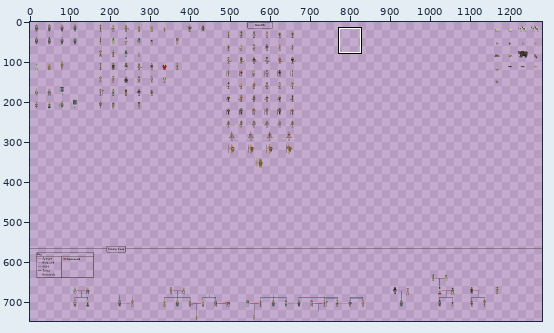
Sprite sheet -- Assets/Development/Dev_Characters/CharacterSheet.png. The first picture is a wide view before the edit; the outline marks the close-up.
Close-up. The starting point:
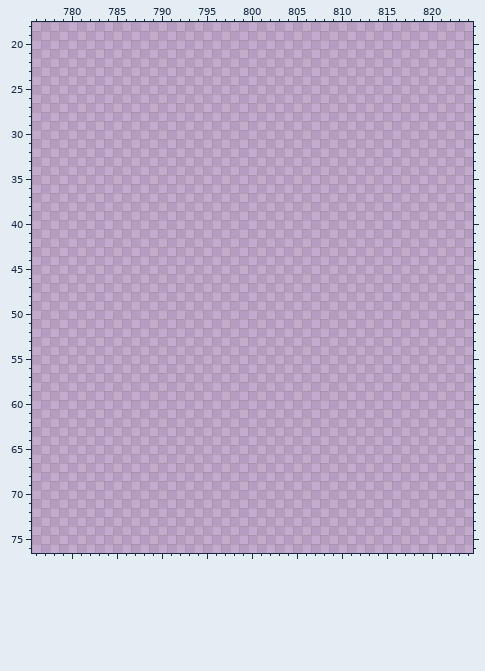
The file is 1280x1280 pixels. Colours within 5 levels of each other are drawn and written as one. Shown: x 776..824, y 18..76. The wide view leaves out empty margins. The commit also changed other parts of the picture, which this record leaves out.
Palette (. is transparent): 
Pixels before (only the part around the change), first column x 776:
18 .................................................
19 .................................................
20 .................................................
21 .................................................
22 .................................................
23 .................................................
24 .................................................
25 .................................................
26 .................................................
27 .................................................
28 .................................................
29 .................................................
30 .................................................
31 .................................................
32 .................................................
33 .................................................
34 .................................................
35 .................................................
36 .................................................
37 .................................................
38 .................................................
39 .................................................
40 .................................................
41 .................................................
42 .................................................
43 .................................................
44 .................................................
45 .................................................
46 .................................................
47 .................................................
48 .................................................
49 .................................................
50 .................................................
51 .................................................
52 .................................................
53 .................................................
54 .................................................
55 .................................................
56 .................................................
57 .................................................
58 .................................................
59 .................................................
60 .................................................
61 .................................................
62 .................................................
63 .................................................
64 .................................................
65 .................................................
66 .................................................
67 .................................................
68 .................................................
69 .................................................
70 .................................................
71 .................................................
72 .................................................
73 .................................................
74 .................................................
75 .................................................
76 .................................................
Once edited:
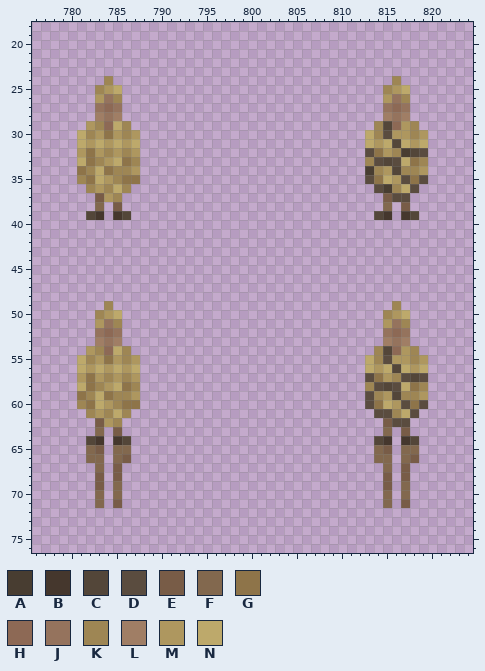
Colours new in this view: A #483d31  B #45372d  C #534639  D #5a4c3f  E #785c47  F #82684e  G #8e7449  H #8d6955  J #95735d  K #9e8654  L #a07e65  M #ae975f  N #bda96b
The exact change:
Changed rows in their new state; - is an unchanged pixel.
first column x 781:
24 ---K-------------------------------K---
25 --KMN-----------------------------KMN--
26 --MJK-----------------------------MJK--
27 --JHJ-----------------------------JHJ--
28 --LJL-----------------------------LJL--
29 -MKHNK---------------------------KCHMK-
30 NKMGMKM-------------------------NKDMMKM
31 NMNMNMN-------------------------NMNCNMN
32 MGMKMKM-------------------------DGMKACD
33 NGKMNGK-------------------------KDCDNGK
34 GKNGKKM-------------------------AKMCKKM
35 KGNMKGG-------------------------DGNMDGD
36 -KMKNK---------------------------DAKND-
37 --EMK-----------------------------EDD--
38 --F-E-----------------------------F-E--
39 -CB-BC---------------------------CB-BC-
first column x 781:
49 ---K-------------------------------K---
50 --KMN-----------------------------KMN--
51 --MJK-----------------------------MJK--
52 --JHJ-----------------------------JHJ--
53 --LJL-----------------------------LJL--
54 -MKHNK---------------------------KCHMK-
55 NKMGMKM-------------------------NKDMMKM
56 NMNMNMN-------------------------NMNCNMN
57 MGMKMKM-------------------------DGMKDCD
58 NGKMNGK-------------------------KDCDNGK
59 GKNGKKM-------------------------DKMCKKM
60 KGNMKGG-------------------------DGNMDGD
61 -KMKNK---------------------------DDKND-
62 --EMK-----------------------------EDD--
63 --F-E-----------------------------F-E--
64 -CB-BC---------------------------CB-BC-
65 -FE-FF---------------------------FE-FF-
66 -FF-FE---------------------------FF-FE-
67 --F-E-----------------------------F-E--
68 --E-E-----------------------------E-E--
69 --E-F-----------------------------E-F--
70 --F-F-----------------------------F-F--
71 --F-E-----------------------------F-E--
